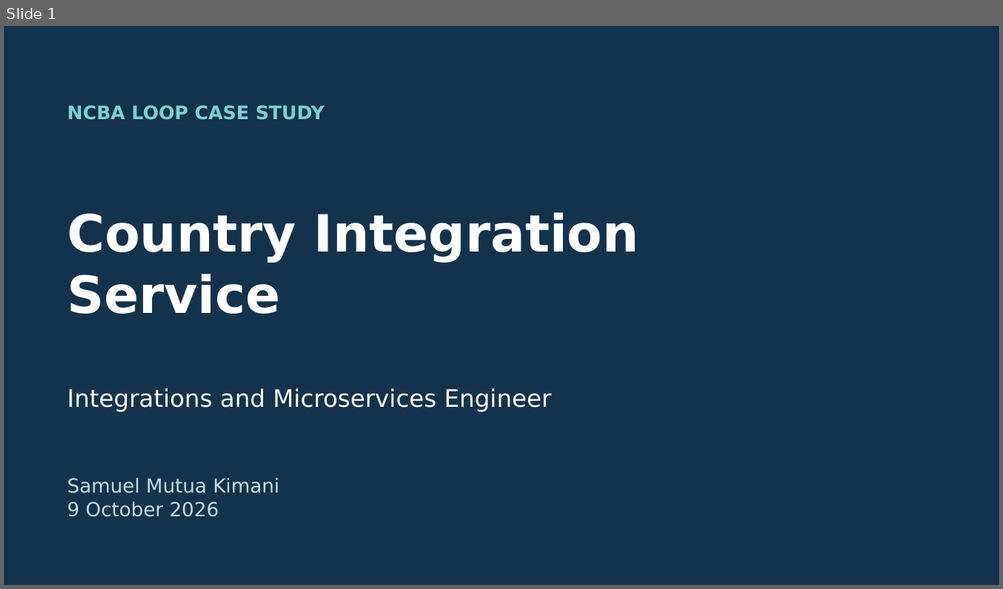
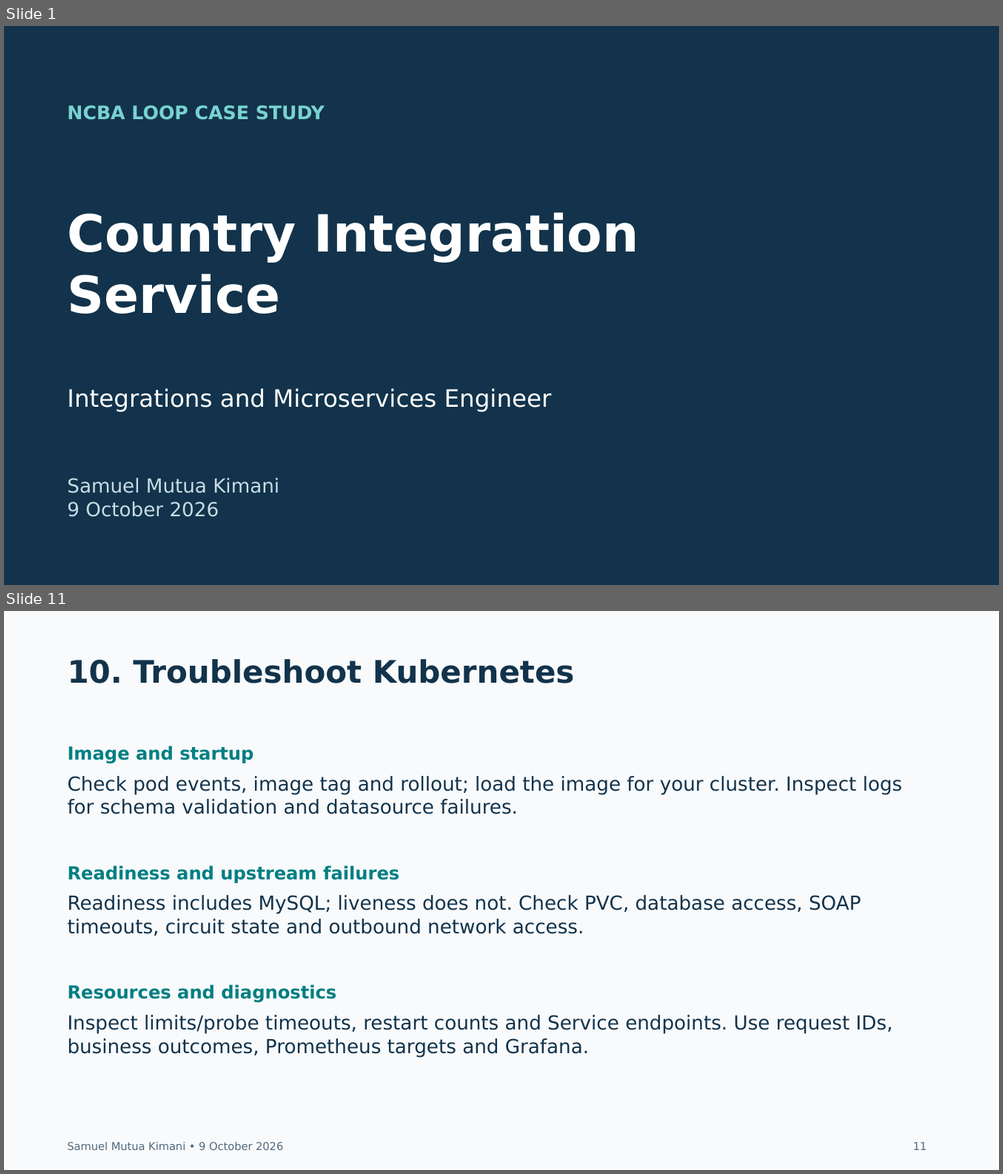
Before and after one commit to kimtour/country-integration-service, a slide deck: docs/submission/Case Study Submission – Integrations and Microservices Engineer – Samuel Mutua Kimani.pptx. Shown one above the other, each under a label of ours: slide 1 before the commit, slides 1 and 11 after it; the slides between them are not shown. The pictures are 1003x589 and 1003x1174 pixels, drawn with LibreOffice and Linux fonts; fonts in the diff are those of the drawing. Boxes give left, top, right and bottom in pixels: in the first picture for what was removed or moved away, otherwise in the second. Text is boxed around its words. In the diff, an @@ line names an element or a change of style, - is before the commit and + after.

```diff
--- a/docs/submission/Case Study Submission – Integrations and Microservices Engineer – Samuel Mutua Kimani.pptx
+++ b/docs/submission/Case Study Submission – Integrations and Microservices Engineer – Samuel Mutua Kimani.pptx
@@ slide 11 added at [4,611,999,1170], background #F8FAFC @@
@@ text added at [68,659,575,684], 30 pt, text #12334B, bold @@
+10. Troubleshoot Kubernetes
@@ text added at [68,746,253,764], 17.2 pt, text #007F82, bold @@
+Image and startup
@@ text added at [68,776,902,815], 18.8 pt, text #12334B @@
+Check pod events, image tag and rollout; load the image for your cluster. Inspect logs for schema validation and datasource failures.
@@ text added at [68,866,399,883], 17.2 pt, text #007F82, bold @@
+Readiness and upstream failures
@@ text added at [68,895,860,936], 18.8 pt, text #12334B @@
+Readiness includes MySQL; liveness does not. Check PVC, database access, SOAP timeouts, circuit state and outbound network access.
@@ text added at [68,985,336,1003], 17.2 pt, text #007F82, bold @@
+Resources and diagnostics
@@ text added at [68,1015,893,1057], 18.8 pt, text #12334B @@
+Inspect limits/probe timeouts, restart counts and Service endpoints. Use request IDs, business outcomes, Prometheus targets and Grafana.
@@ text added at [67,1142,283,1150], 10.5 pt, text #526A80 @@
+Samuel Mutua Kimani • 9 October 2026
@@ text added at [913,1142,927,1150], 10.5 pt, text #526A80 @@
+11
```
Also in this commit, not shown: 16 other slides added, 12 slides removed, 48 other files.
